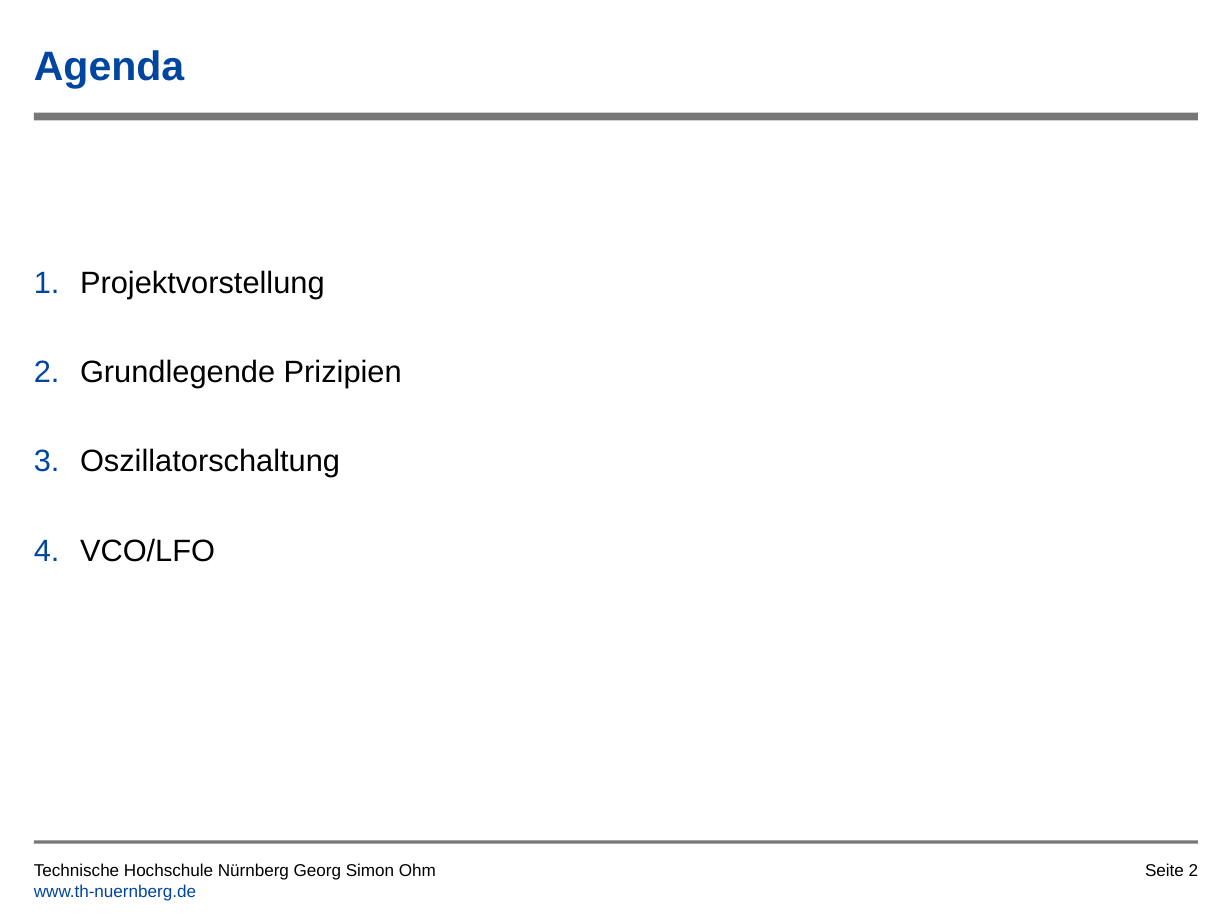
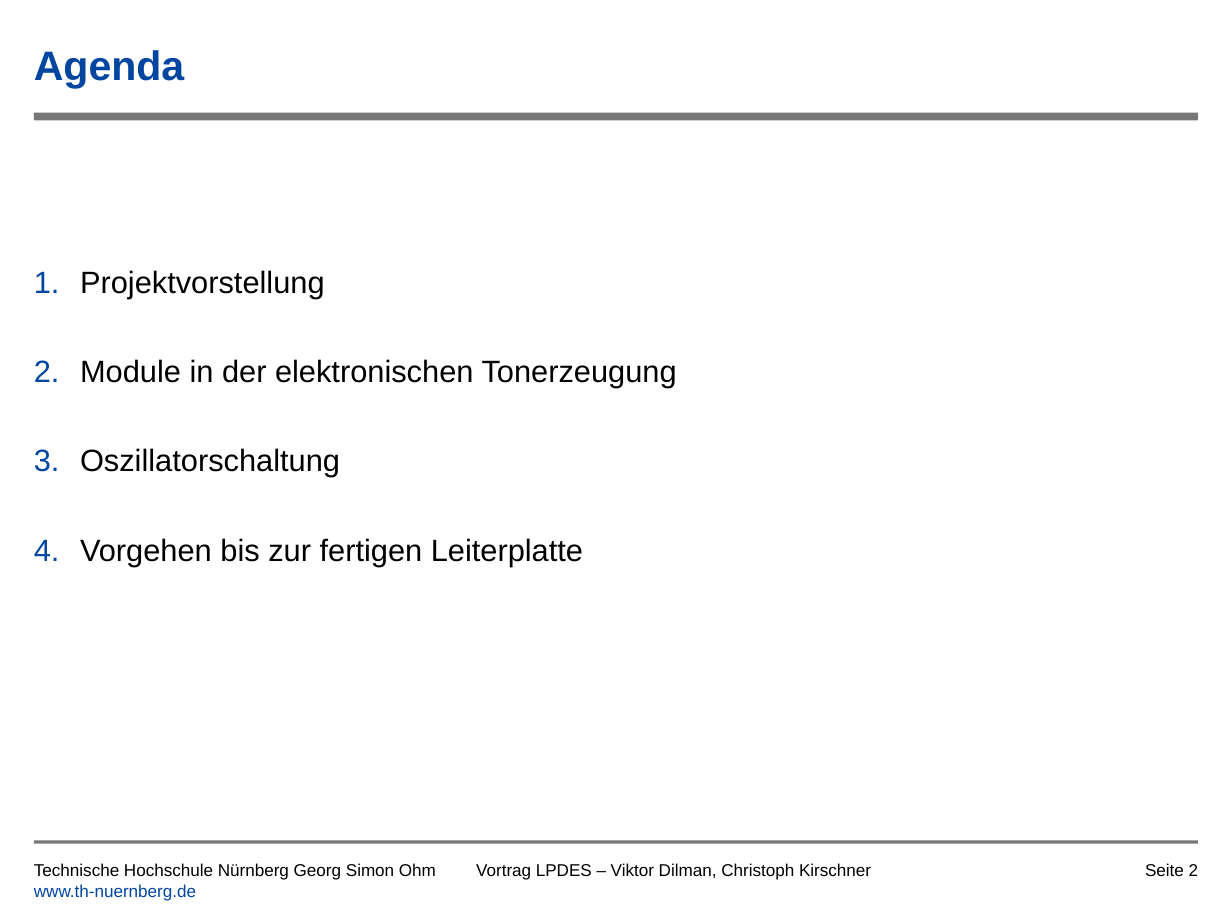
Before and after one commit to tsedlmeier/Synthesizer, a slide deck: slide 2 of Vortrag/Leiterplatte_als_Musikinstrument_Kirschner_Dilman.pptx. Drawn at 1232x924 pixels with LibreOffice and Linux fonts; fonts in the diff are those of the drawing; background and template pictures are left out. Boxes give left, top, right and bottom in pixels: in the first picture for what was removed or moved away, otherwise in the second. Text is boxed around its words. In the diff, an @@ line names an element or a change of style, - is before the commit and + after.

Commit message:
Vortrag überarbeitet

```diff
--- a/Vortrag/Leiterplatte_als_Musikinstrument_Kirschner_Dilman.pptx
+++ b/Vortrag/Leiterplatte_als_Musikinstrument_Kirschner_Dilman.pptx
@@ text at [80, 359, 677, 388]: text changed @@
-2. Grundlegende Prizipien
+2. Module in der elektronischen Tonerzeugung
@@ text at [80, 538, 583, 566]: text changed @@
-4. VCO/LFO
+4. Vorgehen bis zur fertigen Leiterplatte
@@ text added at [476, 863, 871, 880], 10 pt, text #000000 @@
+Vortrag LPDES – Viktor Dilman, Christoph Kirschner
```
Also in this commit, not shown: 13 other slides changed, 1 other file.
